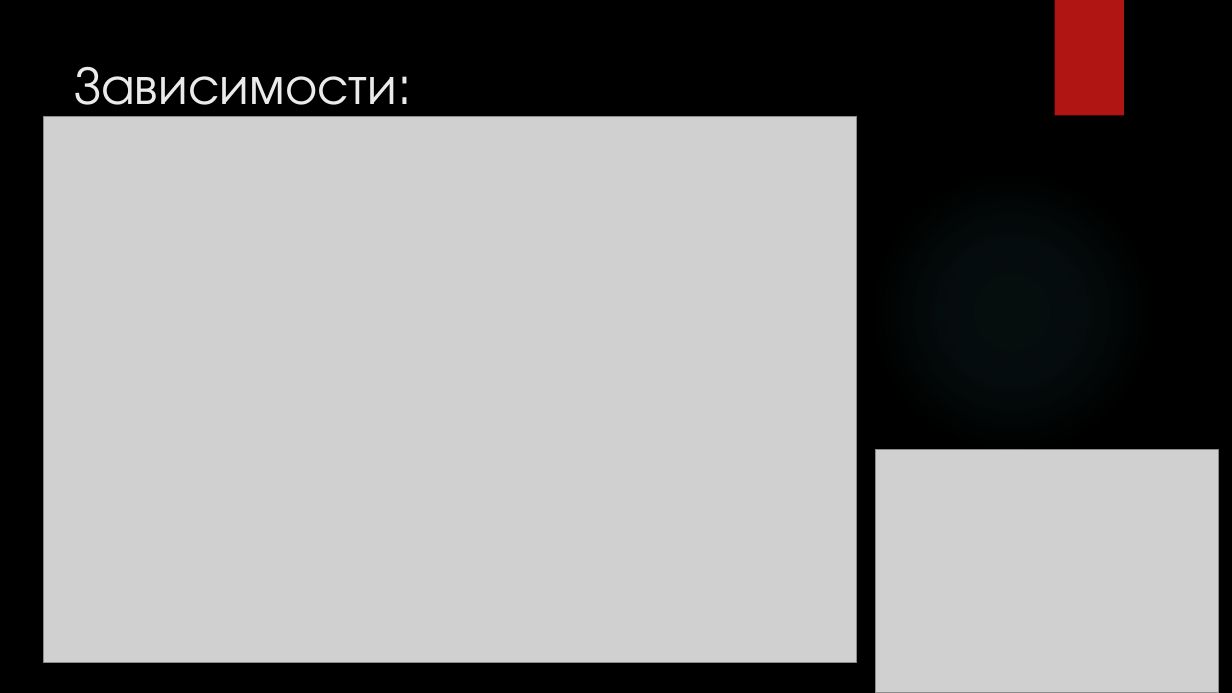
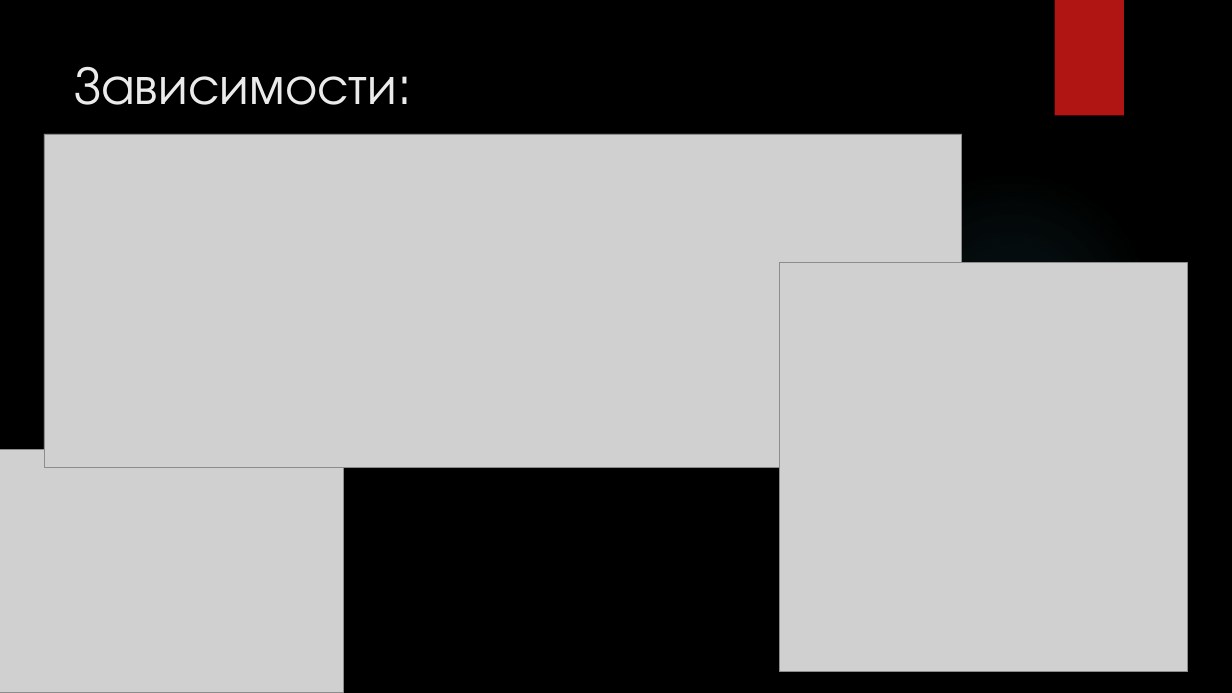
Before and after one commit to dsfnag/dst-off_final, a slide deck: slide 6 of DST-OFF-draft_MINENERGO.pptx. Drawn at 1232x693 pixels with LibreOffice and Linux fonts; fonts in the diff are those of the drawing; grey boxes stand for pictures; background and template pictures are left out. Boxes give left, top, right and bottom in pixels: in the first picture for what was removed or moved away, otherwise in the second. Text is boxed around its words. In the diff, an @@ line names an element or a change of style, - is before the commit and + after.

```diff
--- a/DST-OFF-draft_MINENERGO.pptx
+++ b/DST-OFF-draft_MINENERGO.pptx
@@ picture: place and size @@
-picture at <box>43,116,858,663</box>
+picture at <box>44,134,962,468</box>
@@ picture added at <box>780,262,1189,672</box> @@
@@ picture: place and size @@
-picture at <box>876,450,1219,693</box>
+picture at <box>0,450,343,693</box>
```
Also in this commit, not shown: 6 other slides changed, 1 slide added, 1 slide removed, 18 other files.
